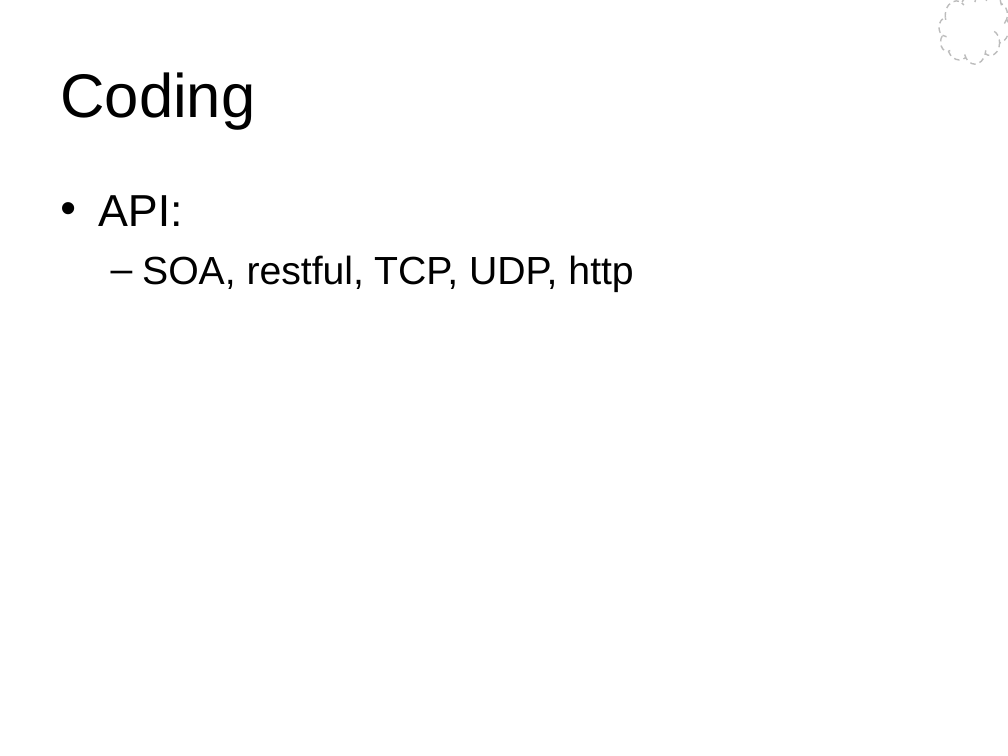
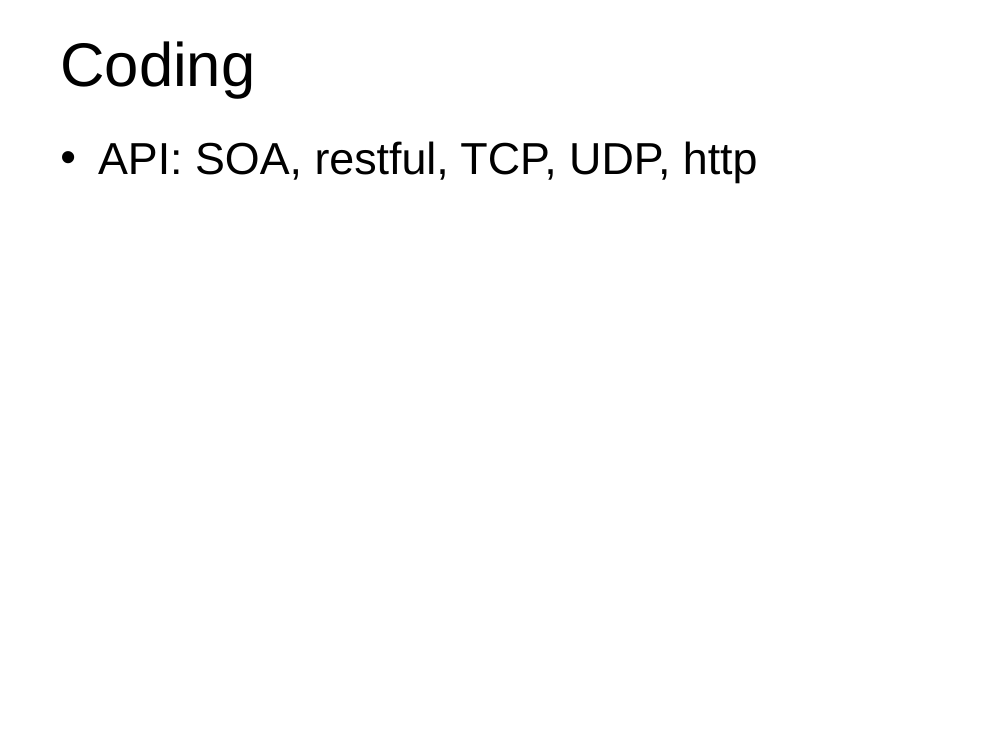
Before and after one commit to Wang-Ray/notes, a slide deck: slide 22 of Architect.ppt (slide 23 before the commit). Drawn at 1008x756 pixels with LibreOffice and Linux fonts; fonts in the diff are those of the drawing; background and template pictures are left out. Boxes give left, top, right and bottom in pixels: in the first picture for what was removed or moved away, otherwise in the second. Text is boxed around its words. In the diff, an @@ line names an element or a change of style, - is before the commit and + after.

```diff
--- a/Architect.ppt
+++ b/Architect.ppt
@@ title "Coding": place and size @@
-title "Coding" at (60,72,255,129)
+title "Coding" at (60,41,255,97)
@@ freeform shape removed at (939,0,1008,65) @@
@@ text at (98,141,758,183): text changed; size 28 to 32 pt @@
-• API:
-  – SOA, restful, TCP, UDP, http
+• API: SOA, restful, TCP, UDP, http
```
Also in this commit, not shown: 28 other slides changed, 1 slide added, 1 slide removed, 2 other files.
